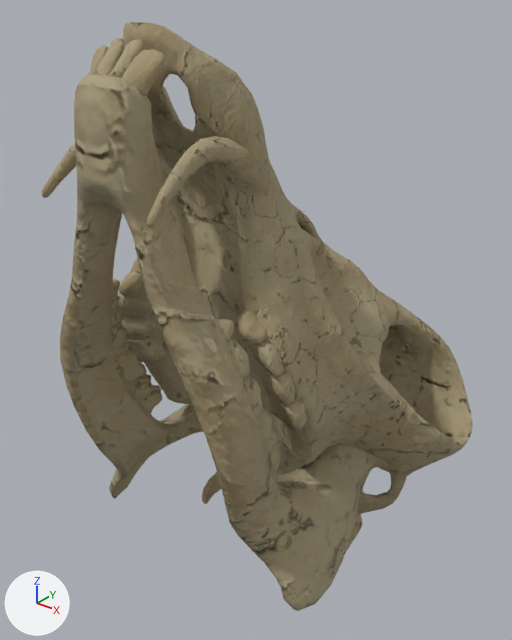
Renders of the Blender file src/addons/no_mans_sky_base_builder/models-high-res/assets/FOS_HEAD_BN.blend from each side of a commit.
The view is the same before and after, from a 50 mm camera at (0.693, -0.486, 0.792) aimed at (-0.012, 0.394, 0.246). Arrows for +X, +Y and +Z are at lower left; the lights stay in place. The older version comes first.

The first picture shows 'FOS_HEAD_BN'.
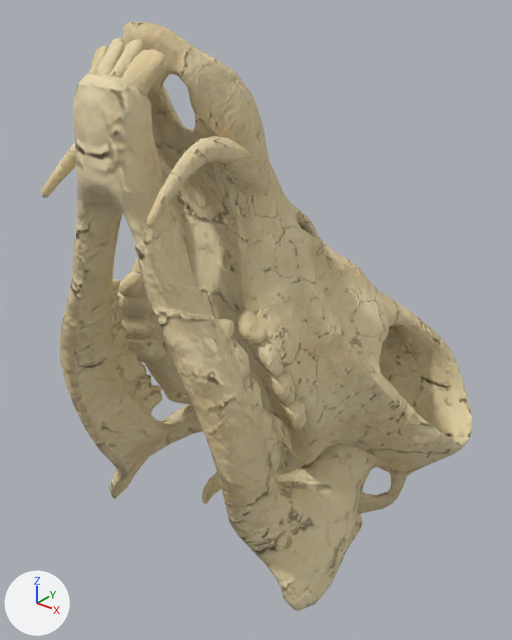
Location of each change, (x1, y1, x2, y2) in pixels of the pictures (512 x 640 px):
'FOS_HEAD_BN', surface changed (brown to beige)
    both: (41, 22, 473, 611)

What changed in the scene script:
```text
Change mat_bonetileable:
    where n8 = _N.new('ShaderNodeMixRGB'); n8.name = 'Mix (Legacy)'
    add n8.inputs[0].default_value = 0.0  # 'Factor'
```
